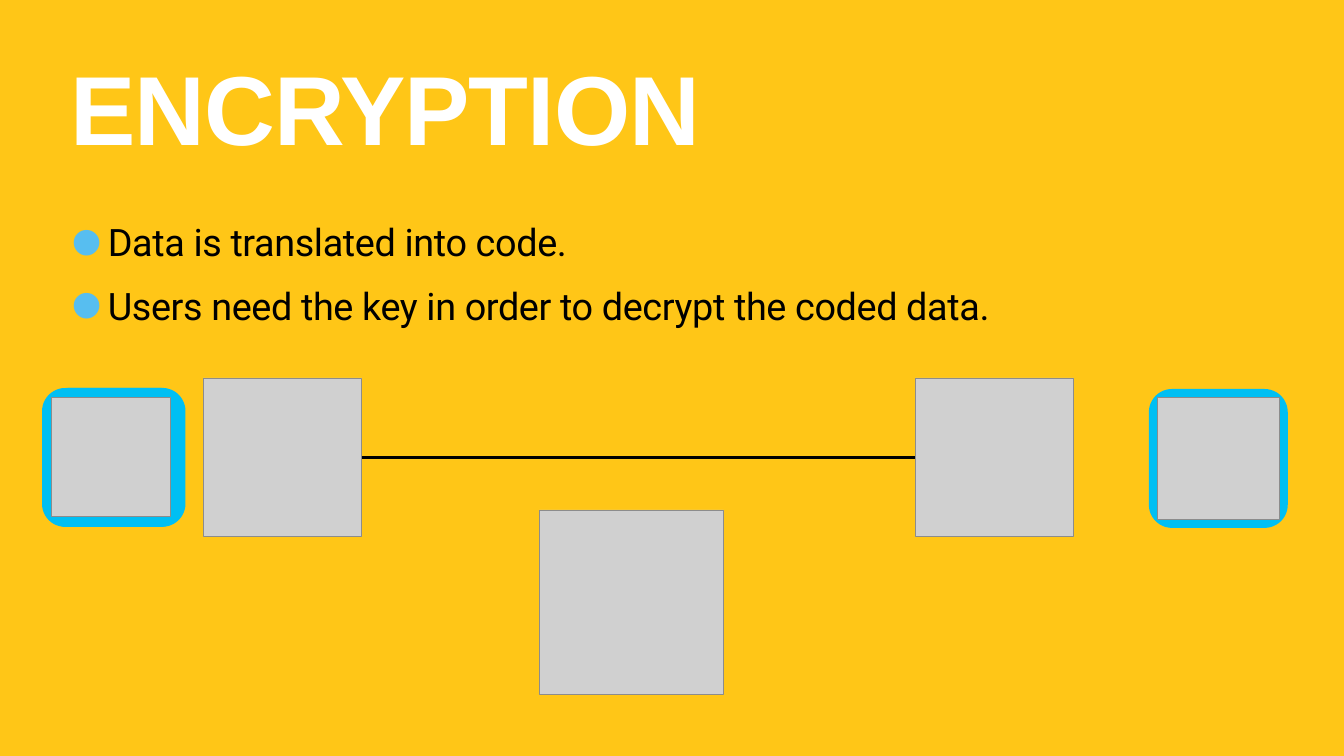
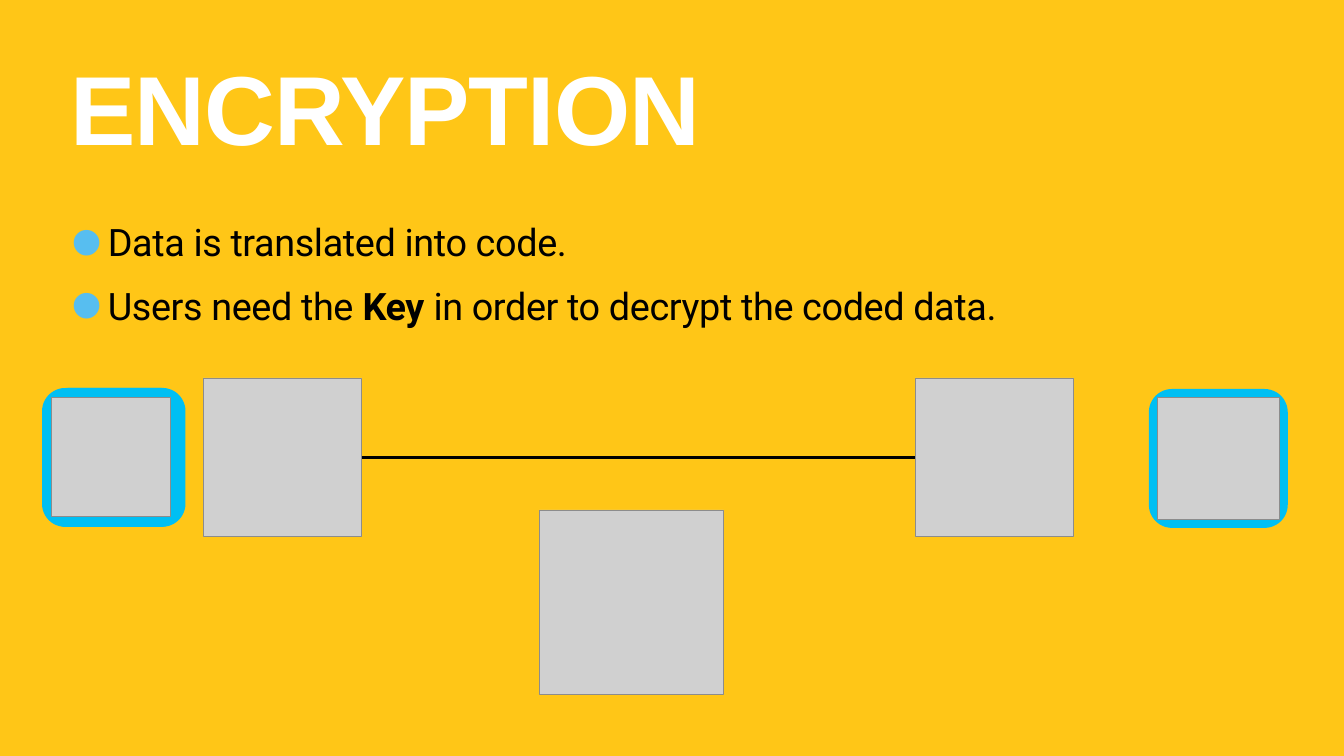
Before and after one commit to TommyWoodley/teaching, a slide deck: slide 2 of Y10/L3/L3.pptx (slide 12 before the commit). Drawn at 1344x756 pixels with LibreOffice and Linux fonts; fonts in the diff are those of the drawing; grey boxes stand for pictures. Boxes give left, top, right and bottom in pixels: in the first picture for what was removed or moved away, otherwise in the second. Text is boxed around its words. In the diff, an @@ line names an element or a change of style, - is before the commit and + after.

```diff
--- a/Y10/L3/L3.pptx
+++ b/Y10/L3/L3.pptx
@@ text at (108,291,996,328): text changed @@
-• Users need the key in order to decrypt the coded data.
+• Users need the Key in order to decrypt the coded data.
```
Also in this commit, not shown: 1 other slide changed, 11 slides added, 16 slides removed, 1 other file.
